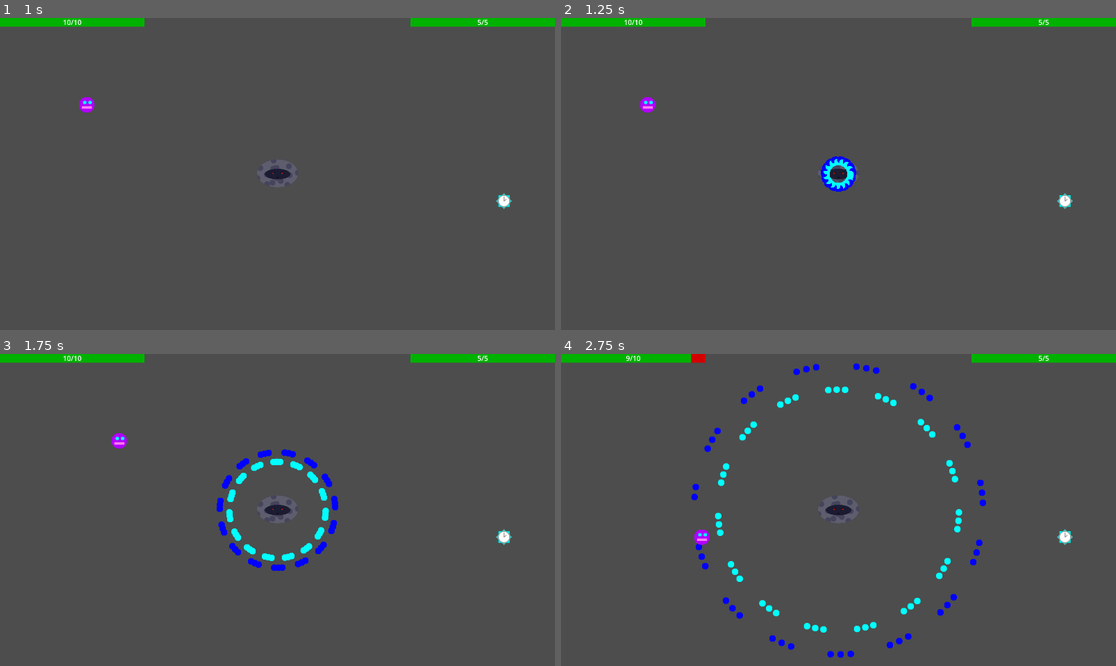
Above: before the commit, frames 1-4 (two rows, left to right).
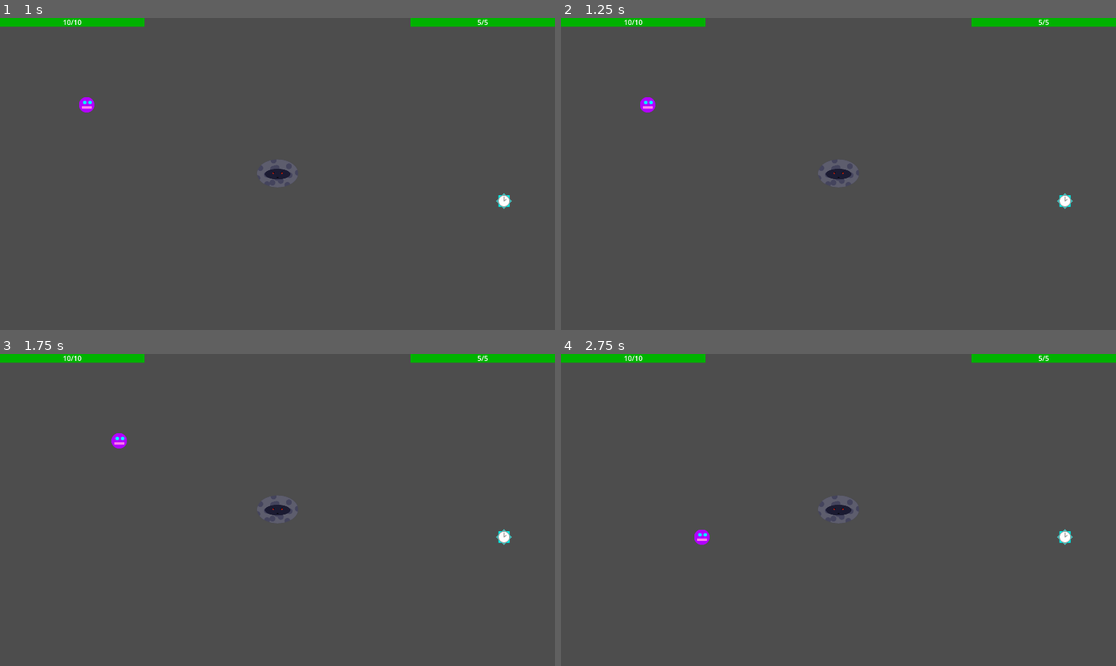
Above: after the commit, the same moments.

Repository: Antoine-Lagache/GameJam_2025
Game: Godot game, scene res://scene/start_menu.tscn
Same seed, same stepped clock (60 frames per second), same inputs: the game is played once before the commit and once after it.
Inputs (mouse positions are in pixels of both pictures, inside the frame that each line leads up to):
- Up to frame 1 (1 s): click "Start Game" at 0.5 s
- Up to frame 2 (1.25 s): no input
- Up to frame 3 (1.75 s): move the mouse to (399, 494) at 1.27 s; hold Right (right) from 1.28 s (still down); hold Shift from 1.28 s (still down)
- Up to frame 4 (2.75 s): move the mouse to (727, 525) at 2.02 s; release Right (right) at 2.03 s; release Shift at 2.03 s; hold Down (down) from 2.03 s (still down); tap Shift at 2.1 s

Frame 1 is identical in both runs. In frame 2, 0.4% of the frame differs, in the area x 46-54%, y 44-56%; in frame 3, 1.5%; in frame 4, 2.1%, in the area x 11-77%, y 0-98%.

Commit message:
and more

Diff:
--- a/gamejame/script/bullet.gd
+++ b/gamejame/script/bullet.gd
@@ -8,6 +8,7 @@
 var screen = DisplayServer.window_get_size()
 var is_dual = false
 var dual
+var is_time_immune = 0.
 
 var color = Color("Red")
 @onready var sprite:Sprite2D = $"./Sprite2D"
@@ -19,9 +20,9 @@
 	add_to_group("bullet")
 
 func _physics_process(delta: float) -> void:
-	if Global.time_speed:
+	if Global.time_speed or is_time_immune:
 		var direction_vector = Vector2(cos(direction),sin(direction))
-		global_position += speed*direction_vector*delta*Global.time_speed
+		global_position += speed*direction_vector*delta*max(Global.time_speed,is_time_immune)
 		direction += angular_velocity
 		if homing:
 			direction = angle_to_player(player)
--- a/gamejame/script/mechant.gd
+++ b/gamejame/script/mechant.gd
@@ -5,7 +5,7 @@
 var pattern_path = load("res://scene/pattern.tscn")
 var bullet_limit:int = 100
 var pattern = pattern_path.instantiate()
-var max_pattern = 11
+var max_pattern = 12
 @onready var boss_hit_sound: AudioStreamPlayer2D = $BossHitSound
 var number_of_flash: int
 
--- a/gamejame/script/pattern.gd
+++ b/gamejame/script/pattern.gd
@@ -239,3 +239,18 @@
 				new_bullet.direction = angle + i*2*PI/circle_size
 				add_child(new_bullet)
 		await get_tree().create_timer(3.0).timeout
+
+func pattern_12(): # Time stop? dont care
+	await get_tree().create_timer(0.5).timeout # On evite le spawn kill au chgt de pattern
+	while(pattern_id == 12):
+		if len(get_tree().get_nodes_in_group("bullet")) < bullet_limit and Global.time_speed:
+			var circle_size = 7
+			var angle = randf_range(0,2*PI)
+			for i in range(circle_size):
+				var new_bullet:Node = bullet.instantiate()
+				new_bullet.speed = 300
+				new_bullet.color = Color(0.,0.,0.,0.5)
+				new_bullet.direction = angle + i*2*PI/circle_size
+				add_child(new_bullet)
+			angle += PI/circle_size
+		await get_tree().create_timer(0.5).timeout
